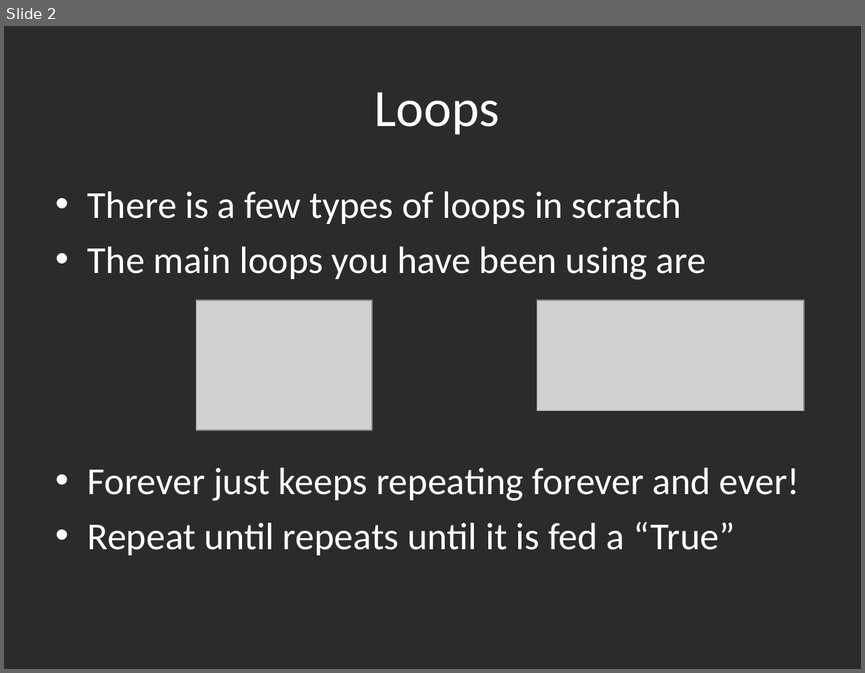
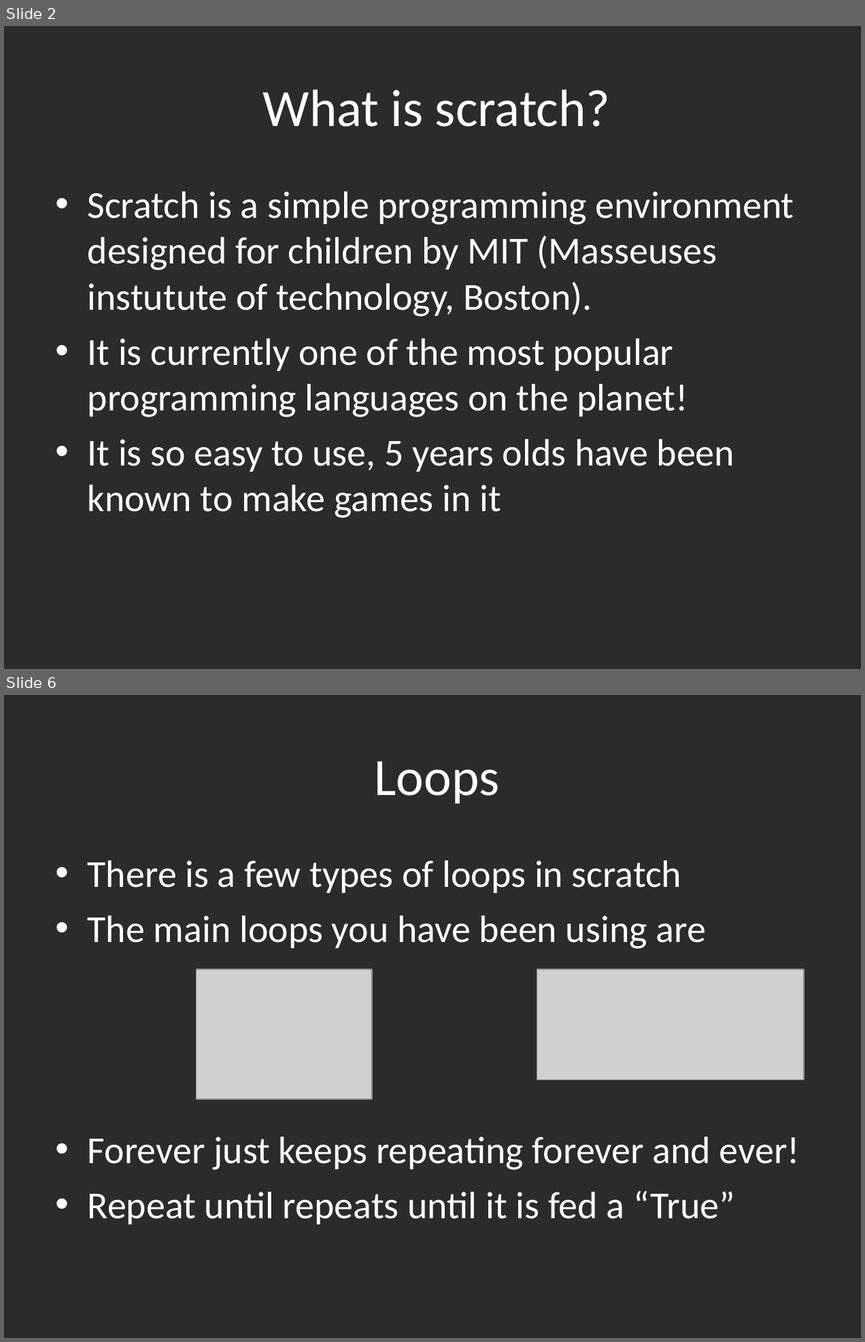
Before and after one commit to gbaman/RaspberryPi-Teaching-Materials, a slide deck: Powerpoints/Scratch1.ppt. Shown one above the other, each under a label of ours: slide 2 before the commit, slides 2 and 6 after it; the slides between them are not shown. The pictures are 865x673 and 865x1342 pixels, drawn with LibreOffice and Linux fonts; fonts in the diff are those of the drawing; grey boxes stand for pictures; background and template pictures are left out; a plain dark background stands for a picture behind light text. Boxes give left, top, right and bottom in pixels: in the first picture for what was removed or moved away, otherwise in the second. Text is boxed around its words. In the diff, an @@ line names an element or a change of style, - is before the commit and + after.

```diff
--- a/Powerpoints/Scratch1.ppt
+++ b/Powerpoints/Scratch1.ppt
@@ slide 2 added at [4, 26, 861, 669], background picture (left out) @@
@@ title added at [263, 89, 611, 127], 44 pt, text #FFFFFF @@
+What is scratch?
@@ text added at [88, 191, 793, 518], 32 pt, text #FFFFFF @@
+• Scratch is a simple programming environment designed for children by MIT (Masseuses instutute of technology, Boston).
+• It is currently one of the most popular programming languages on the planet!
+• It is so easy to use, 5 years olds have been known to make games in it
@@ what was slide 2 is now slide 6 @@
```
Also in this commit, not shown: 1 slide changed, 3 other slides added, 1 other file.
